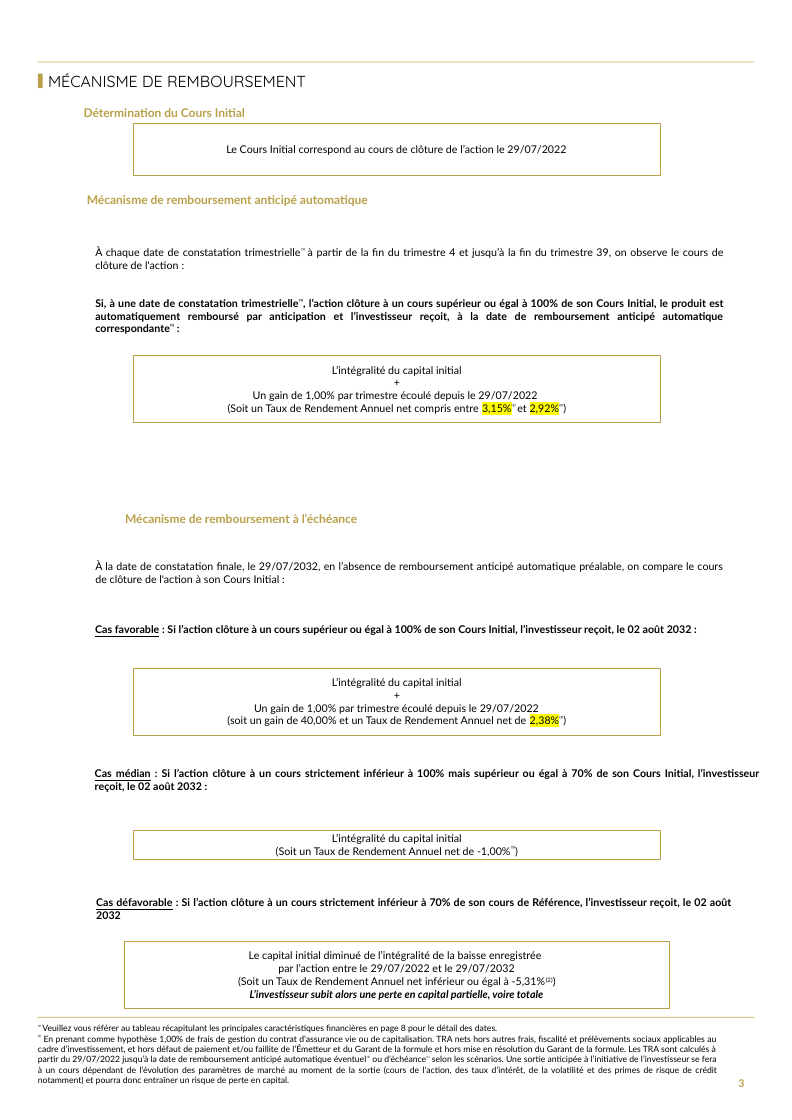
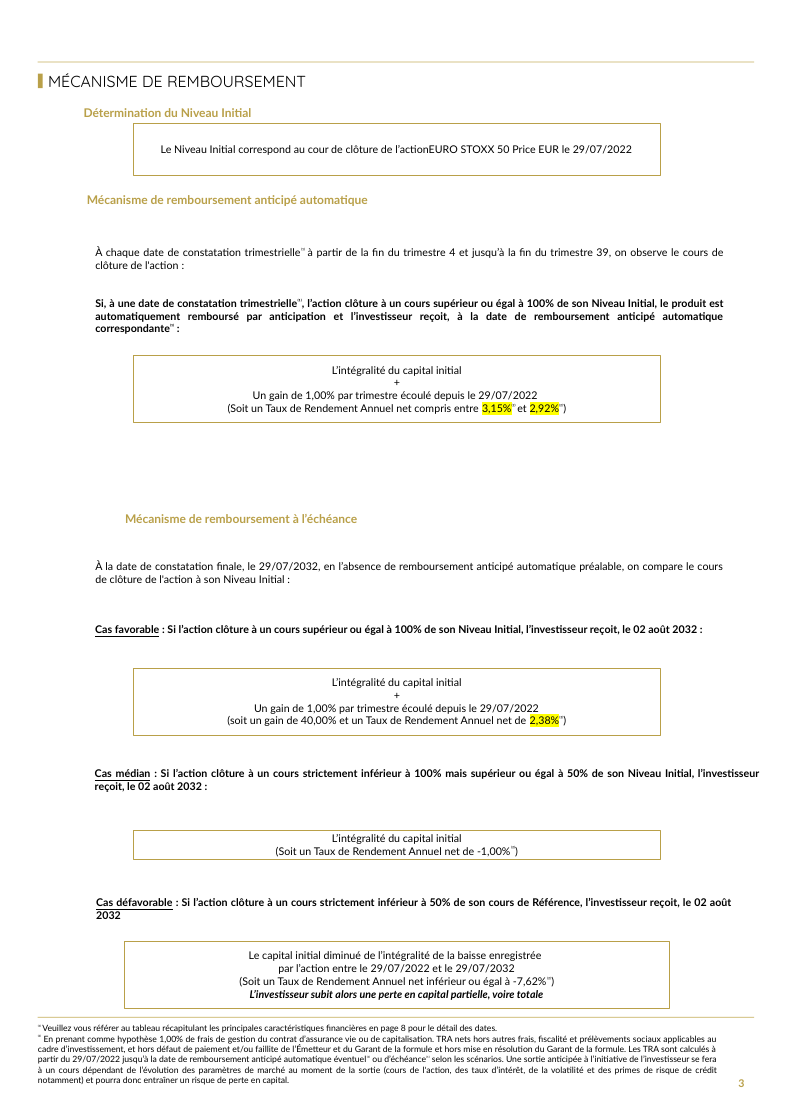
Before and after one commit to guillaumejacquin/Moulinette_Brochure_Equitim, a slide deck: slide 3 of result/guigui- FR0014009DK8result.pptx. Drawn at 792x1120 pixels with LibreOffice and Linux fonts; fonts in the diff are those of the drawing; background and template pictures are left out. Boxes give left, top, right and bottom in pixels: in the first picture for what was removed or moved away, otherwise in the second. Text is boxed around its words. In the diff, an @@ line names an element or a change of style, - is before the commit and + after.

```diff
--- a/result/guigui- FR0014009DK8result.pptx
+++ b/result/guigui- FR0014009DK8result.pptx
@@ text at (x1=84, y1=108, x2=251, y2=117): text changed @@
-  Détermination du Cours Initial
+  Détermination du Niveau Initial
@@ text in rectangle at (x1=161, y1=145, x2=632, y2=155): text changed @@
-Le Cours Initial correspond au cours de clôture de l’action le 29/07/2022
+Le Niveau Initial correspond au cour de clôture de l’actionEURO STOXX 50 Price EUR le 29/07/2022
@@ text at (x1=95, y1=299, x2=723, y2=334): text changed @@
-Si, à une date de constatation trimestrielle⁽¹⁾, l’action clôture à un cours supérieur ou égal à 100% de son Cours Initial, le produit est automatiquement remboursé par anticipation et l’investisseur reçoit, à la date de remboursement anticipé automatique correspondante⁽¹⁾ :
+Si, à une date de constatation trimestrielle⁽¹⁾, l’action clôture à un cours supérieur ou égal à 100% de son Niveau Initial, le produit est automatiquement remboursé par anticipation et l’investisseur reçoit, à la date de remboursement anticipé automatique correspondante⁽¹⁾ :
@@ text at (x1=95, y1=561, x2=722, y2=583): text changed @@
-À la date de constatation finale, le 29/07/2032, en l’absence de remboursement anticipé automatique préalable, on compare le cours de clôture de l'action à son Cours Initial :
+À la date de constatation finale, le 29/07/2032, en l’absence de remboursement anticipé automatique préalable, on compare le cours de clôture de l'action à son Niveau Initial :
@@ text at (x1=95, y1=625, x2=697, y2=635): text changed @@
-Cas favorable : Si l’action clôture à un cours supérieur ou égal à 100% de son Cours Initial, l’investisseur reçoit, le 02 août 2032 :
+Cas favorable : Si l’action clôture à un cours supérieur ou égal à 100% de son Niveau Initial, l’investisseur reçoit, le 02 août 2032 :
@@ text at (x1=95, y1=769, x2=759, y2=792): text changed @@
-Cas médian : Si l’action clôture à un cours strictement inférieur à 100% mais supérieur ou égal à 70% de son Cours Initial, l’investisseur reçoit, le 02 août 2032 :
+Cas médian : Si l’action clôture à un cours strictement inférieur à 100% mais supérieur ou égal à 50% de son Niveau Initial, l’investisseur reçoit, le 02 août 2032 :
@@ text at (x1=96, y1=898, x2=732, y2=919): text changed @@
-Cas défavorable : Si l’action clôture à un cours strictement inférieur à 70% de son cours de Référence, l’investisseur reçoit, le 02 août 2032
+Cas défavorable : Si l’action clôture à un cours strictement inférieur à 50% de son cours de Référence, l’investisseur reçoit, le 02 août 2032
@@ text in rectangle at (x1=239, y1=977, x2=551, y2=987): text changed @@
-(Soit un Taux de Rendement Annuel net inférieur ou égal à -5,31%(2))
+(Soit un Taux de Rendement Annuel net inférieur ou égal à -7,62%⁽²⁾)
```
Also in this commit, not shown: 7 other slides changed, 5 slides removed, 51 other files.
